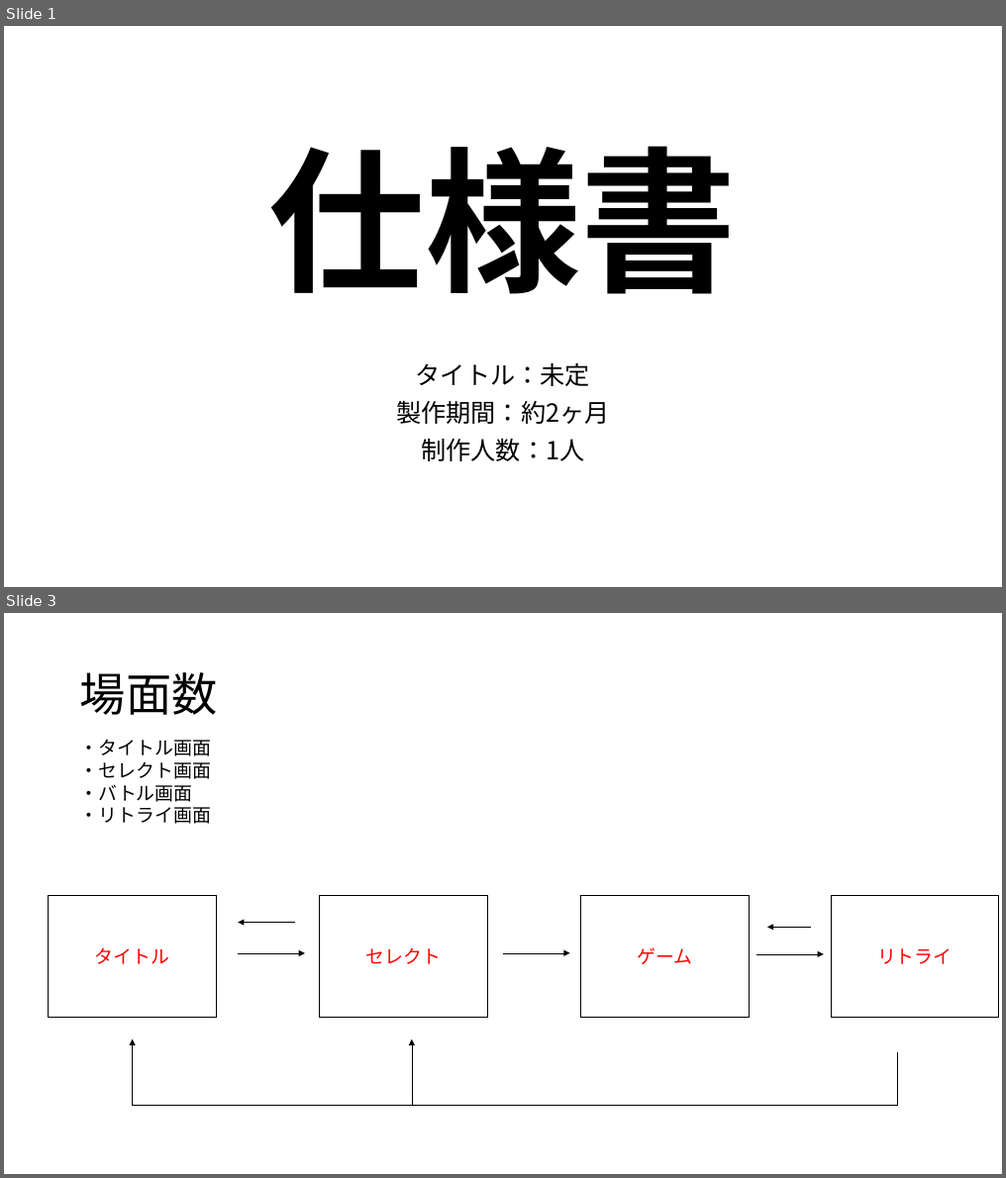
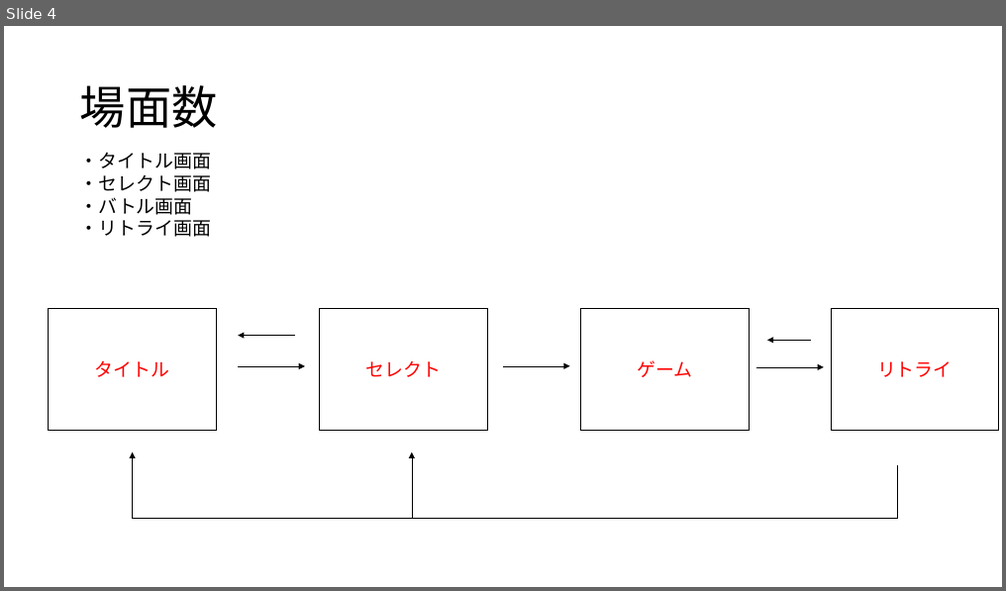
Before and after one commit to F0402Nishi/FightingGame, a slide deck: 仕様書.pptx. Shown one above the other, each under a label of ours: slides 1 and 3 before the commit, slide 4 after it; the slides between them are not shown. The pictures are 1006x1178 and 1006x591 pixels, drawn with LibreOffice and Linux fonts; fonts in the diff are those of the drawing. Boxes give left, top, right and bottom in pixels: in the first picture for what was removed or moved away, otherwise in the second. Text is boxed around its words. In the diff, an @@ line names an element or a change of style, - is before the commit and + after.

```diff
--- a/仕様書.pptx
+++ b/仕様書.pptx
@@ slide 1 removed at [4, 26, 1002, 587], background #FFFFFF @@
@@ title removed at [269, 146, 738, 294] @@
-仕様書
@@ subtitle removed at [396, 363, 610, 462] @@
-タイトル：未定
-製作期間：約2ヶ月
-制作人数：1人
@@ what was slide 3 is now slide 4 @@
```
Also in this commit, not shown: 3 slides added, 1 other slide removed.
